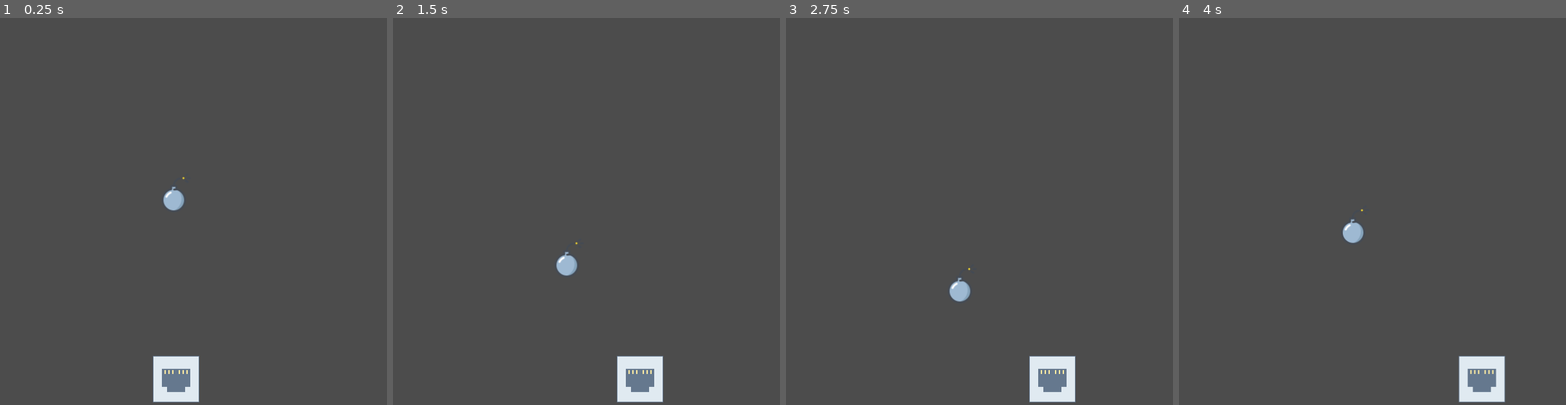
Above: before the commit, frames 1-4 (left to right).
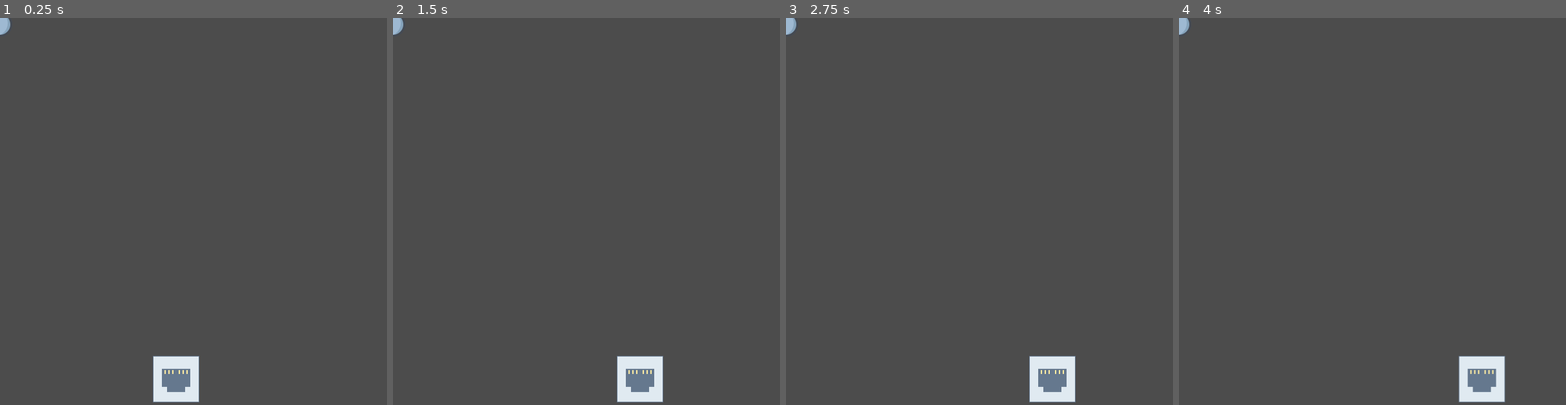
Above: after the commit, the same moments.

Repository: victorvhs/QuicaBomba
Game: Godot game, scene res://cenas/main.tscn
The game is run twice, just before and just after one commit, with the same random seed, the same clock (stepped at 60 frames per second) and the same inputs.
Inputs:
- Up to frame 1 (0.25 s): no input
- Up to frame 2 (1.5 s): hold Right (ui_right) 0.53-1.28 s; hold Left (ui_left) from 1.28 s (still down)
- Up to frame 3 (2.75 s): release Left (ui_left) at 2.03 s; hold Right (ui_right) from 2.03 s (still down)
- Up to frame 4 (4 s): release Right (ui_right) at 3.53 s; hold Left (ui_left) from 3.53 s (still down)

The runs differ from the first frame. In frame 1, 0.3% of the frame differs, in the area x 0-48%, y 0-50%; in frame 2, 0.3%; in frame 3, 0.3%, in the area x 0-48%, y 0-74%; in frame 4, 0.3%.

Commit message:
gerador automatico

Diff:
--- a/cenas/main.tscn
+++ b/cenas/main.tscn
@@ -1,9 +1,11 @@
 [gd_scene load_steps=3 format=2]
 
-[ext_resource path="res://cenas/player.tscn" type="PackedScene" id=1]
-[ext_resource path="res://cenas/bomb.tscn" type="PackedScene" id=2]
+[ext_resource path="res://scripts/main.gd" type="Script" id=1]
+[ext_resource path="res://cenas/player.tscn" type="PackedScene" id=2]
 
 [node name="main" type="Node" index="0"]
+
+script = ExtResource( 1 )
 
 [node name="StaticBody2D" type="StaticBody2D" parent="." index="0"]
 
@@ -22,10 +24,6 @@
 build_mode = 0
 polygon = PoolVector2Array( -6, 794, -6, 642, -69, 648, -67, 829, 665, 828, 667, 611, 594.378, 610.562, 594.055, 794.069 )
 
-[node name="player" parent="." index="1" instance=ExtResource( 1 )]
+[node name="player" parent="." index="1" instance=ExtResource( 2 )]
 
 position = Vector2( 273, 560 )
-
-[node name="bomb" parent="." index="2" instance=ExtResource( 2 )]
-
-position = Vector2( 269.429, 269.429 )
--- a/scripts/bomb.gd
+++ b/scripts/bomb.gd
@@ -16,12 +16,10 @@
 
 func _on_bomb_body_entered(body):
 	touch +=1
-	print("entrou")
 	if body.is_in_group('player'):
-		print("Tocou")
 		if touch == 3:
 			queue_free()
 	else:
-		print("chão")
+		queue_free()
 
 	pass # replace with function body
--- /dev/null
+++ b/scripts/main.gd
@@ -0,0 +1,11 @@
+extends Node
+var makeBomb = preload("res://cenas/bomb.tscn")
+
+func _ready():
+	set_process(true)
+	pass
+
+func _process(delta):
+	var bomb = makeBomb.instance()
+	get_parent().add_child(bomb)
+	pass
